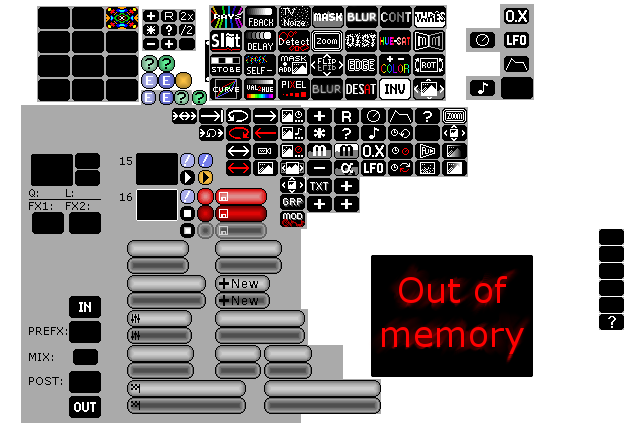
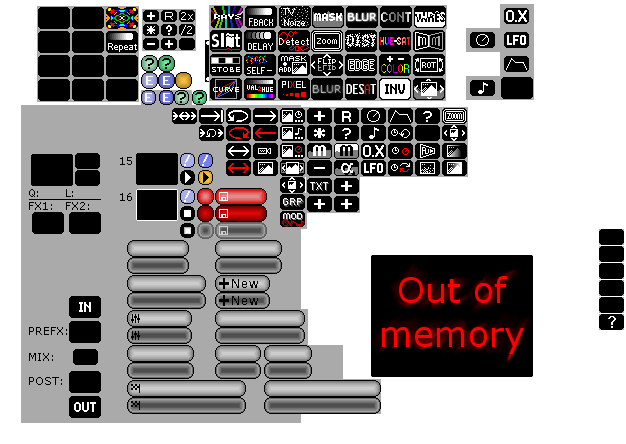
Layered file, before and after one edit (626 × 444). Changes by layer:
painted on "EffectIcons" over [108, 33, 137, 52]
